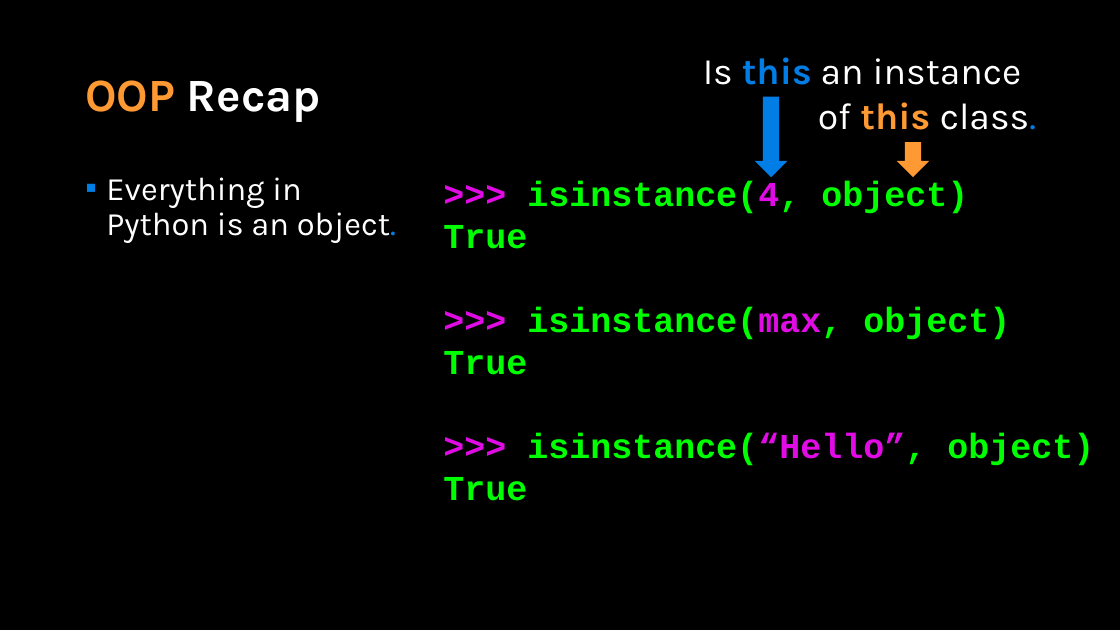
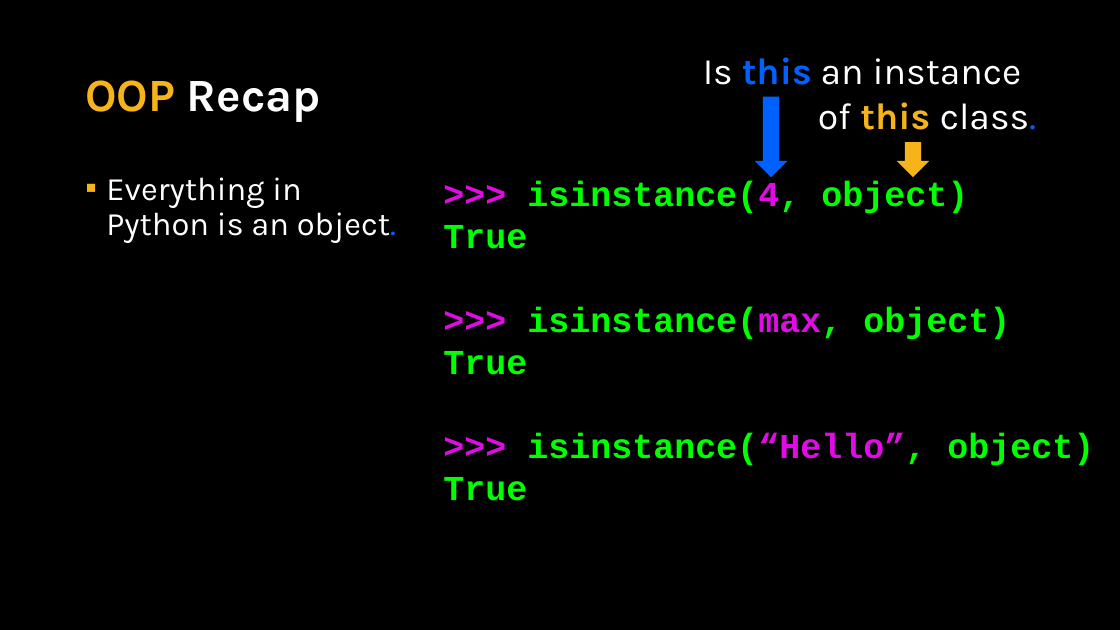
Before and after one commit to APS106/APS106-winter-2024-kinsella-goodfellow, a slide deck: slide 3 of lectures/week9/lecture3/slides/week9_lecture3.pptx. Drawn at 1120x630 pixels with LibreOffice and Linux fonts; fonts in the diff are those of the drawing; background and template pictures are left out. Boxes give left, top, right and bottom in pixels: in the first picture for what was removed or moved away, otherwise in the second. Text is boxed around its words. In the diff, an @@ line names an element or a change of style, - is before the commit and + after.

```diff
--- a/lectures/week9/lecture3/slides/week9_lecture3.pptx
+++ b/lectures/week9/lecture3/slides/week9_lecture3.pptx
@@ text "Is this an instance" at (x1=703, y1=57, x2=1036, y2=130): text colour #017EE5 to #0061FF in "this", "class."; text colour #FF9933 to #F7B41A in "this" @@
@@ title "OOP Recap" at (x1=85, y1=80, x2=321, y2=122): text colour #FF9933 to #F7B41A in "OOP" @@
@@ down arrow at (x1=755, y1=97, x2=788, y2=177): fill #017EE5 to #0061FF @@
@@ down arrow at (x1=897, y1=142, x2=929, y2=177): fill #FF9933 to #F7B41A @@
@@ text "Everything in Python is an ..." at (x1=106, y1=177, x2=396, y2=243): text colour #017EE5 to #0061FF in "object."; bullet colour #007EE5 to #F7B41A @@
```
Also in this commit, not shown: 37 other slides changed, 8 other files.
